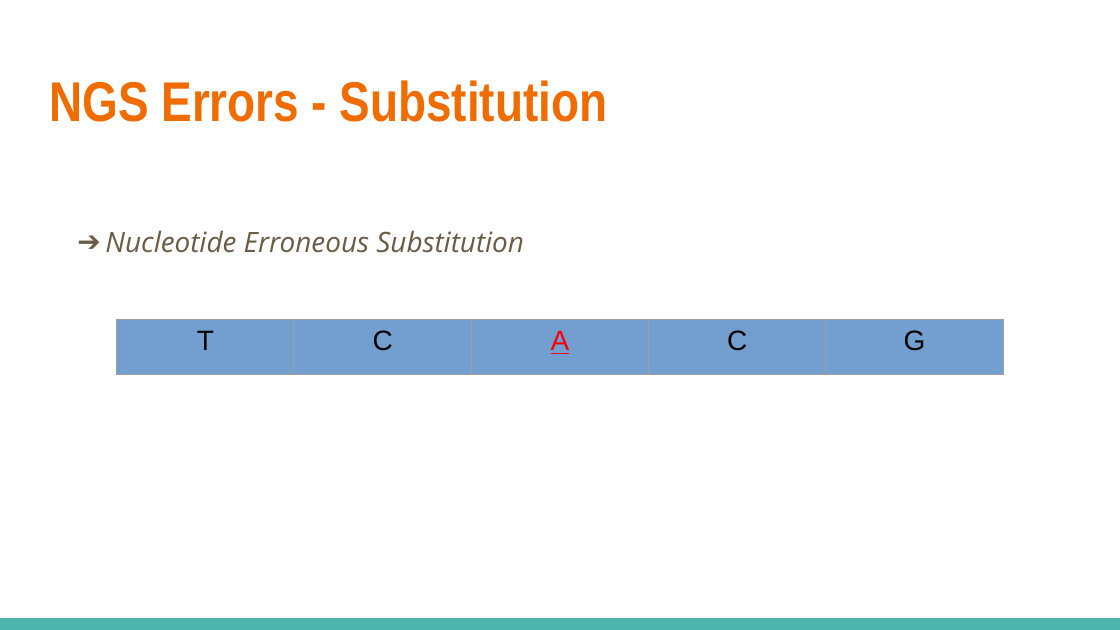
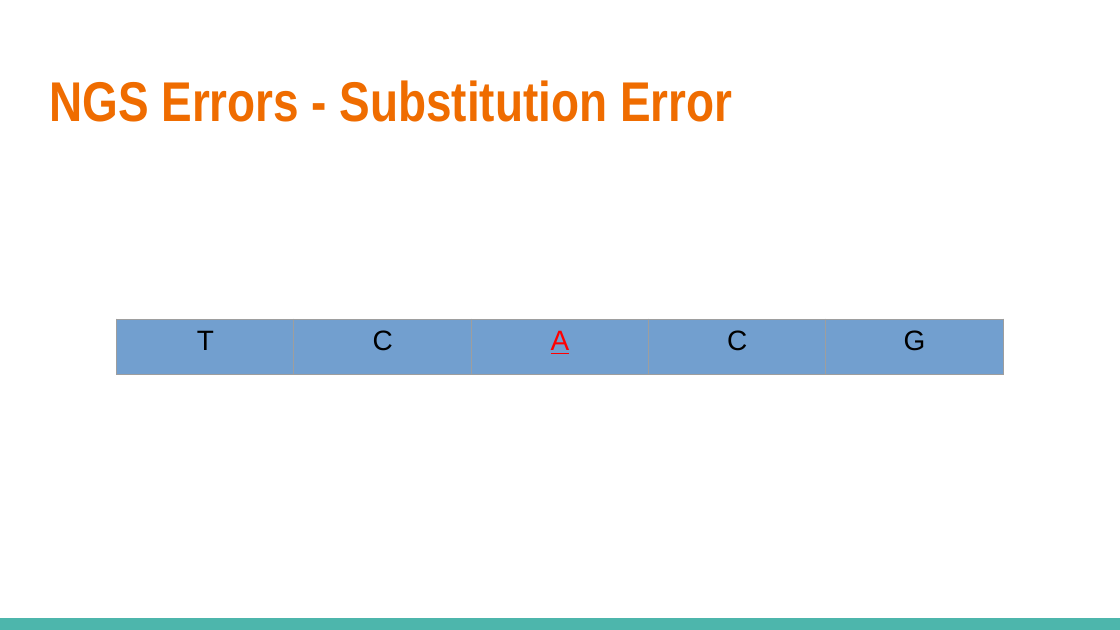
Before and after one commit to salmagomaa/masters-seminar, a slide deck: slide 21 of Presentation/DNA_Seq_Error_Corr_Alg.odp (slide 15 before the commit). Drawn at 1120x630 pixels with LibreOffice and Linux fonts; fonts in the diff are those of the drawing. Boxes give left, top, right and bottom in pixels: in the first picture for what was removed or moved away, otherwise in the second. Text is boxed around its words. In the diff, an @@ line names an element or a change of style, - is before the commit and + after.

```diff
--- a/Presentation/DNA_Seq_Error_Corr_Alg.odp
+++ b/Presentation/DNA_Seq_Error_Corr_Alg.odp
@@ title at bbox=[49, 80, 732, 122]: text changed @@
-NGS Errors - Substitution
+NGS Errors - Substitution Error
@@ text removed at bbox=[105, 230, 524, 253] @@
-➔ Nucleotide Erroneous Substitution
```
Also in this commit, not shown: 36 other slides changed, 17 slides added, 1 slide removed, 1 other file.
